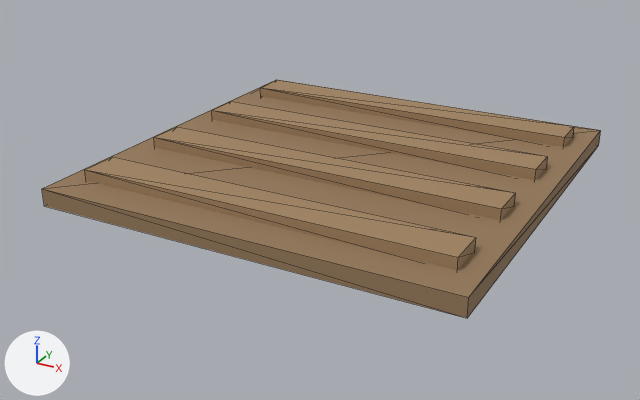
The glTF model assets/models/farm_plot.glb as it was, and as the next commit left it.
Both versions are drawn from a 50 mm lens placed at (1.75, -3.42, 1.54), pointed at (-0.06, -0.12, -0.1). Arrows for +X, +Y and +Z are at lower left; the lights stay in place. The older version comes first. Mesh edges are drawn as thin lines.

Names of what the first picture shows: 'row0', 'row1', 'row2', 'row3', 'soil'.
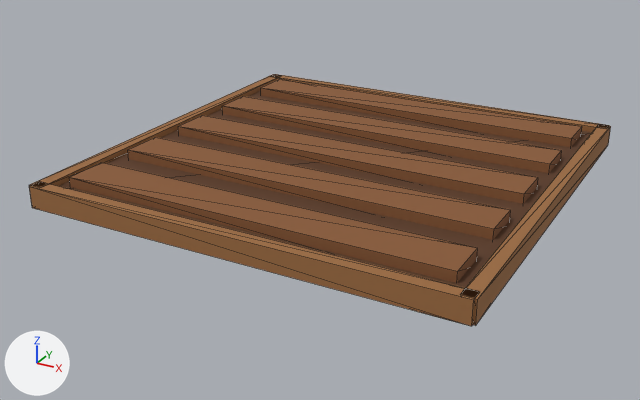
Where the newer file only moved an object's origin or applied its transform, the numbers keep the older frame.

Boxes [x1, y1, x2, y2] around the edits, measured in the pictures (640 x 400 px):
'soil.001', added (brown)
    after: [69, 79, 582, 283]
'soil', recoloured, surface changed
    both: [59, 90, 592, 288]
'plank', added (brown)
    after: [29, 74, 611, 326]
'row0', deleted (brown)
    before: [85, 157, 476, 270]
'row1', deleted (brown)
    before: [154, 127, 516, 220]
'row2', deleted (brown)
    before: [212, 101, 548, 180]
'row3', deleted (brown)
    before: [261, 80, 574, 147]

Edits to the bpy script that builds the scene:
```text
Change mat_soil:
    mat_soil.base_color: (0.3, 0.19, 0.1) -> (0.254, 0.102, 0.0356)  # brown #957959 -> brown #8a5a35
    mat_soil.roughness: 0.85 -> 0.9
Add mat_soil_dark:
    mat_soil_dark = principled_material('soil_dark')
    mat_soil_dark.base_color = (0.107, 0.0423, 0.016)  # brown #5c3a22
    mat_soil_dark.roughness = 0.9
Add mat_plank:
    mat_plank = principled_material('plank')
    mat_plank.base_color = (0.332, 0.147, 0.0497)  # brown #9c6b3f
    mat_plank.roughness = 0.9
Change me_cube:
    used by ob_soil; location = (0.0, 0.0, 0.0)
    remove me_cube.from_pydata(...)  # 8 vertices, 12 faces; spans x -0.95..0.95, y -0.95..0.95, z 0.0..0.08
    remove me_cube.materials.append(mat_soil)  # brown #957959
    add me_cube.from_pydata(...)  # 8 vertices, 12 faces; spans x -0.95..0.95, y -0.95..0.95, z 0.0..0.07
    edits to the shape of me_cube do not show in these pictures
    add me_cube.materials.append(mat_soil_dark)  # brown #5c3a22
Add me_cube_006:
    me_cube_006.from_pydata(...)  # a box spanning x -0.98..0.98, y -0.03..0.03, z -0.05..0.05; a box spanning x -0.98..0.98, y 1.89..1.95, z -0.05..0.05; a box spanning x -0.99..-0.93, y -0.02..1.94, z -0.05..0.05; a box spanning x 0.93..0.99, y -0.02..1.94, z -0.05..0.05
    me_cube_006.materials.append(mat_plank)  # brown #9c6b3f
Add me_cube_001_1:
    me_cube_001_1.from_pydata(...)  # a box spanning x -0.88..0.88, y -0.1..0.1, z -0.04..0.04; a box spanning x -0.88..0.88, y 0.28..0.48, z -0.04..0.04; a box spanning x -0.88..0.88, y 0.66..0.86, z -0.04..0.04; a box spanning x -0.88..0.88, y 1.04..1.24, z -0.04..0.04; a box spanning x -0.88..0.88, y 1.42..1.62, z -0.04..0.04
    me_cube_001_1.materials.append(mat_soil)  # brown #8a5a35
Remove ob_row0:
    ob_row0 = bpy.data.objects.new('row0', me_cube_001)
    ob_row0.location = (0.0, 0.0, 0.0)
Remove ob_row1:
    ob_row1 = bpy.data.objects.new('row1', me_cube_002)
    ob_row1.location = (0.0, 0.0, 0.0)
Remove ob_row2:
    ob_row2 = bpy.data.objects.new('row2', me_cube_003)
    ob_row2.location = (0.0, 0.0, 0.0)
Remove ob_row3:
    ob_row3 = bpy.data.objects.new('row3', me_cube_004)
    ob_row3.location = (0.0, 0.0, 0.0)
Add ob_plank:
    ob_plank = bpy.data.objects.new('plank', me_cube_006)
    ob_plank.location = (0.0, -0.96, 0.05)
Add ob_soil_001:
    ob_soil_001 = bpy.data.objects.new('soil.001', me_cube_001_1)
    ob_soil_001.location = (0.0, -0.76, 0.08)
```
